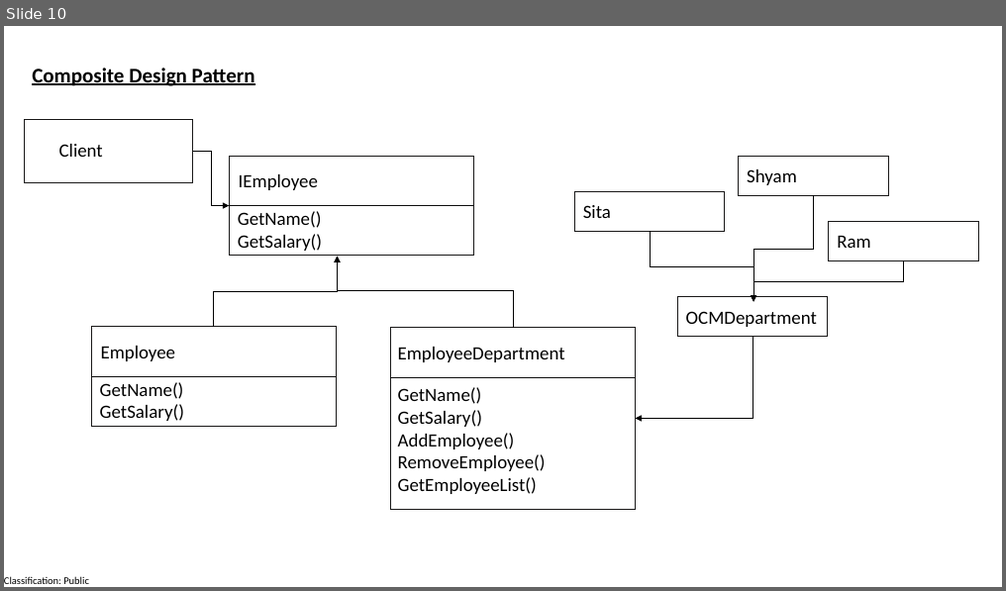
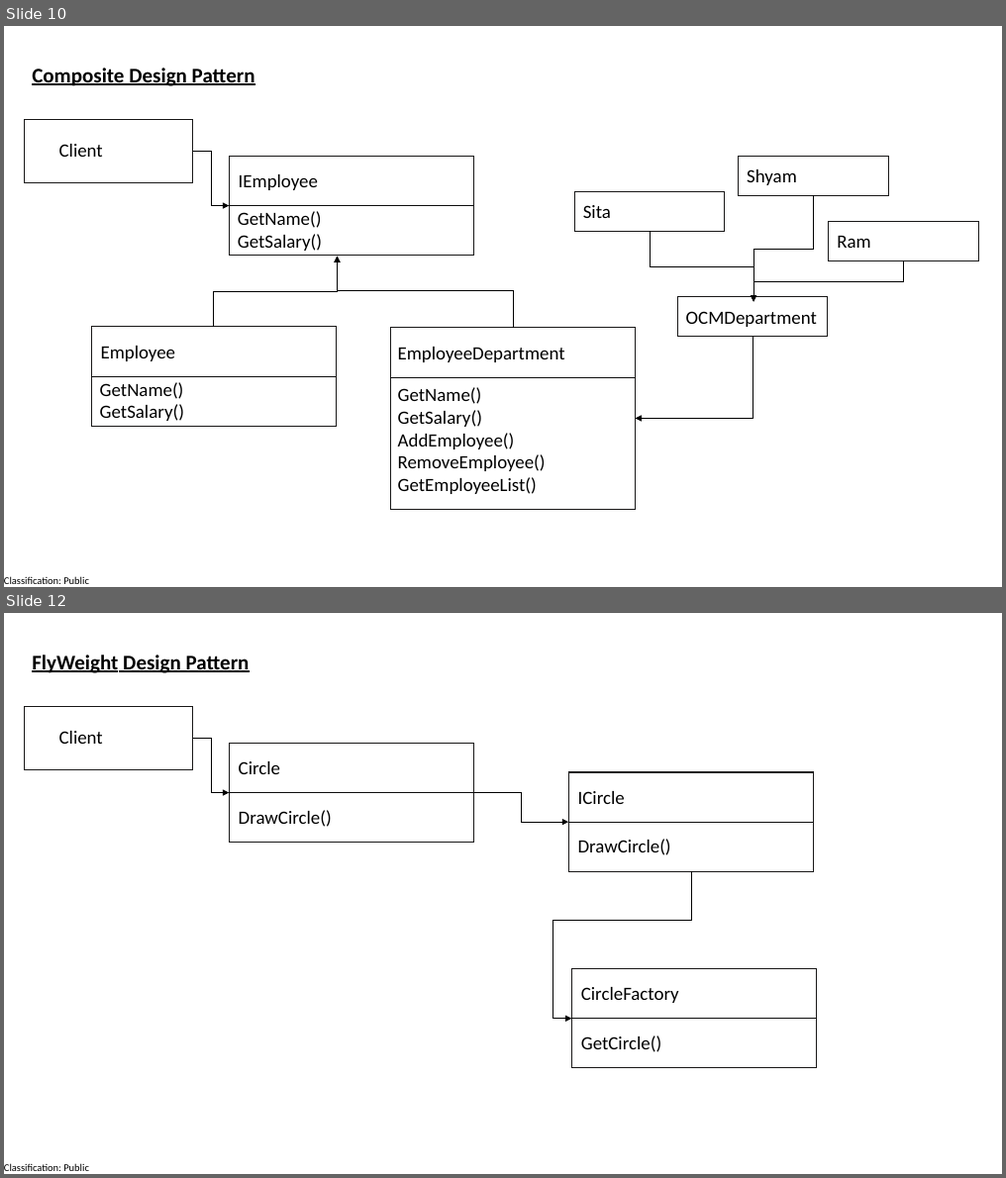
Before and after one commit to manaswiniray/DesignPatterns, a slide deck: UMLDiagrams.pptx. Shown one above the other, each under a label of ours: slide 10 before the commit, slides 10 and 12 after it; the slides between them are not shown. The pictures are 1006x591 and 1006x1178 pixels, drawn with LibreOffice and Linux fonts; fonts in the diff are those of the drawing. Boxes give left, top, right and bottom in pixels: in the first picture for what was removed or moved away, otherwise in the second. Text is boxed around its words. In the diff, an @@ line names an element or a change of style, - is before the commit and + after.

Commit message:
Updated

```diff
--- a/UMLDiagrams.pptx
+++ b/UMLDiagrams.pptx
@@ slide 12 added at (4, 613, 1002, 1174), background #FFFFFF; not listed: 1 template element that a slide beside it also shows @@
@@ text added at (32, 655, 250, 673), 20 pt, text #000000, bold, underline @@
+FlyWeight Design Pattern
@@ rectangle added at (25, 707, 193, 769), outline #181717 1 pt @@
@@ text added at (59, 731, 103, 744), 18 pt, text #000000 @@
+Client
@@ elbow arrow added from (193, 738) to (230, 792), #000000 0.5 pt @@
@@ rectangle added at (230, 744, 474, 843), outline #181717 1 pt @@
@@ text added at (239, 761, 280, 774), 18 pt, text #000000 @@
+Circle
@@ rectangle added at (568, 772, 813, 872), outline #181717 1 pt @@
@@ line added from (230, 792) to (474, 792), #0D0D0D 0.5 pt @@
@@ text added at (239, 810, 332, 827), 18 pt, text #000000 @@
+DrawCircle()
@@ elbow arrow added from (474, 792) to (568, 822), #000000 0.5 pt @@
@@ text added at (578, 791, 625, 804), 18 pt, text #000000 @@
+ICircle
@@ line added from (568, 822) to (813, 822), #0D0D0D 0.5 pt @@
@@ text added at (578, 839, 671, 856), 18 pt, text #000000 @@
+DrawCircle()
@@ elbow arrow added from (691, 872) to (571, 1019), #000000 0.5 pt @@
@@ rectangle added at (571, 969, 816, 1069), outline #181717 1 pt @@
@@ text added at (581, 987, 679, 1003), 18 pt, text #000000 @@
+CircleFactory
@@ line added from (571, 1019) to (817, 1019), #0D0D0D 0.5 pt @@
@@ text added at (581, 1036, 661, 1053), 18 pt, text #000000 @@
+GetCircle()
```
Also in this commit, not shown: 1 other slide added.
